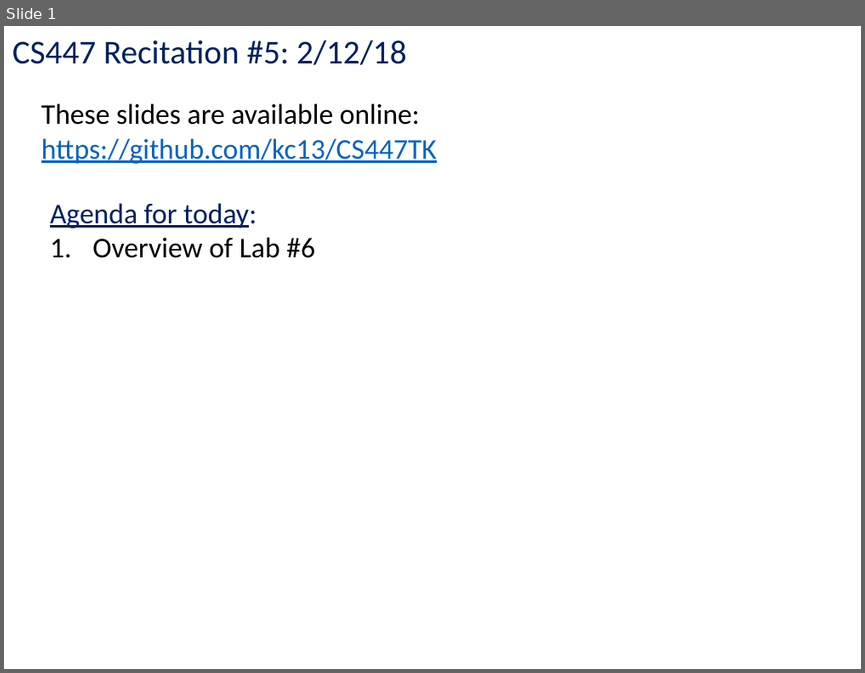
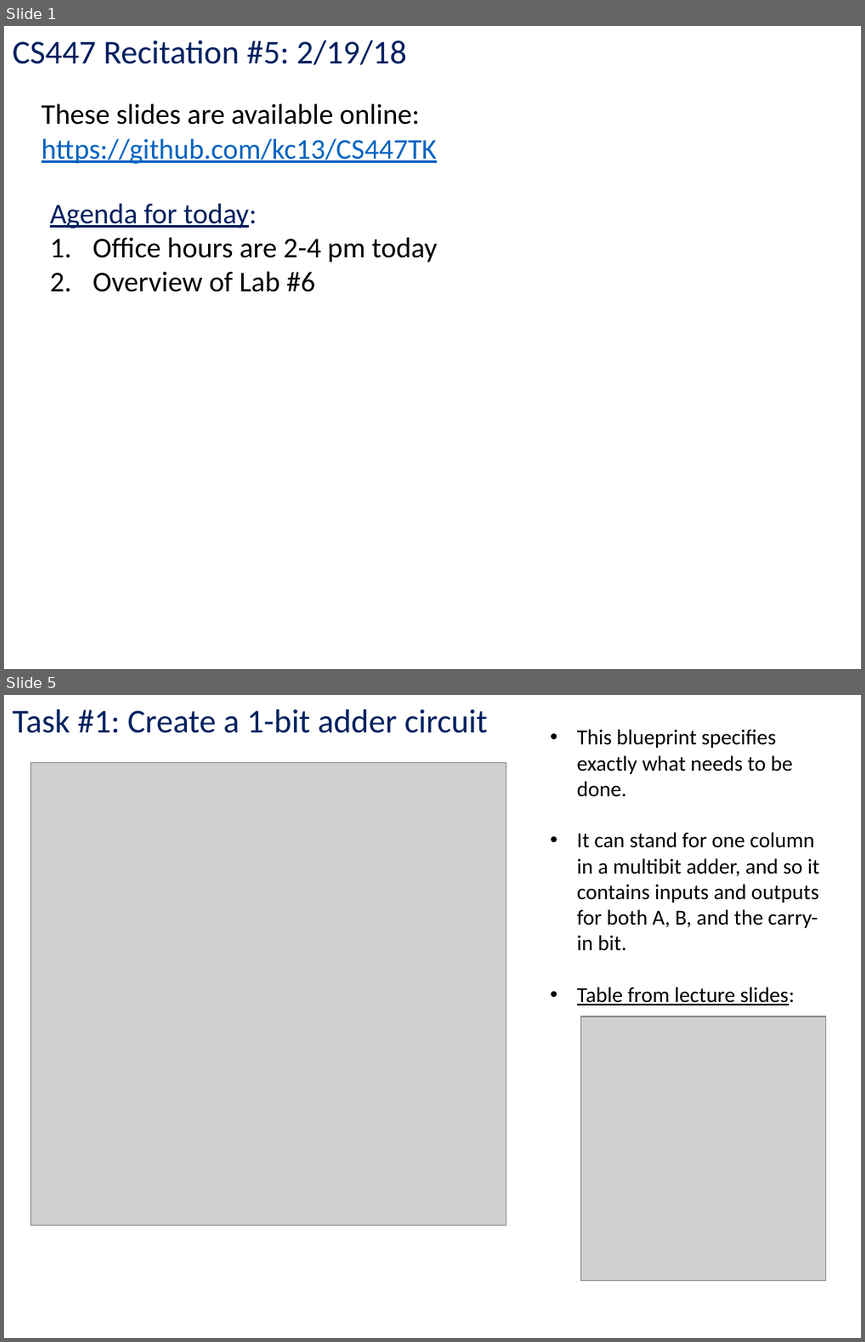
Before and after one commit to kc13/CS447TK, a slide deck: cs447tk_rec5_lab6_feb19.pptx. Shown one above the other, each under a label of ours: slide 1 before the commit, slides 1 and 5 after it; the slides between them are not shown. The pictures are 865x673 and 865x1342 pixels, drawn with LibreOffice and Linux fonts; fonts in the diff are those of the drawing; grey boxes stand for pictures. Boxes give left, top, right and bottom in pixels: in the first picture for what was removed or moved away, otherwise in the second. Text is boxed around its words. In the diff, an @@ line names an element or a change of style, - is before the commit and + after.

```diff
--- a/cs447tk_rec5_lab6_feb19.pptx
+++ b/cs447tk_rec5_lab6_feb19.pptx
@@ slide 5 added at [4,695,861,1338], background #FFFFFF @@
@@ text added at [12,709,488,733], 28 pt, text #002060 @@
+Task #1: Create a 1-bit adder circuit
@@ text added at [577,729,819,1005], 18 pt, text #000000 @@
+• This blueprint specifies exactly what needs to be done.
+• It can stand for one column in a multibit adder, and so it contains inputs and outputs for both A, B, and the carry-in bit.
+• Table from lecture slides:
@@ picture added at [30,763,506,1225] @@
@@ picture added at [580,1016,826,1280] @@
@@ slide 1 changed as well @@
@@ text at [12,40,406,65]: text changed @@
-CS447 Recitation #5: 2/12/18
+CS447 Recitation #5: 2/19/18
@@ text at [92,237,438,262]: paragraph added @@
+1. Office hours are 2-4 pm today
```
Also in this commit, not shown: 1 other slide changed, 5 other slides added, 1 slide removed.
